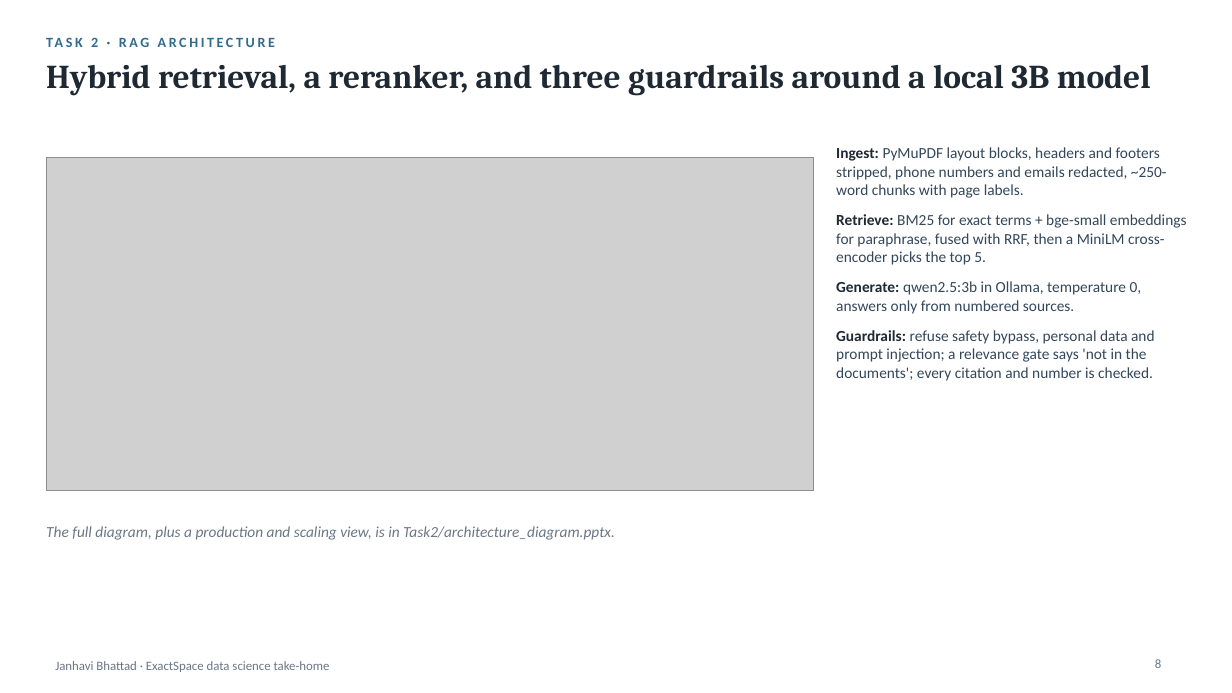
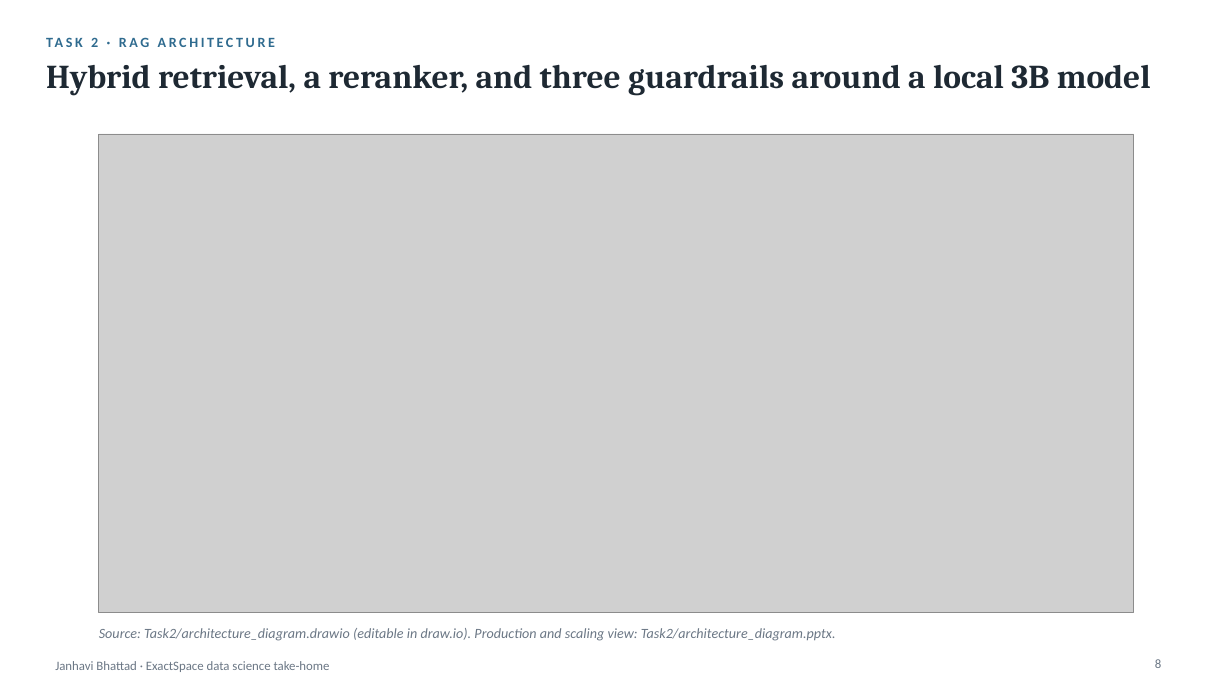
Before and after one commit to Janhwhy/exactspace-assignment, a slide deck: slide 8 of Final_Presentation.pptx. Drawn at 1232x693 pixels with LibreOffice and Linux fonts; fonts in the diff are those of the drawing; grey boxes stand for pictures. Boxes give left, top, right and bottom in pixels: in the first picture for what was removed or moved away, otherwise in the second. Text is boxed around its words. In the diff, an @@ line names an element or a change of style, - is before the commit and + after.

```diff
--- a/Final_Presentation.pptx
+++ b/Final_Presentation.pptx
@@ picture: place and size @@
-picture at box(46, 157, 813, 491)
+picture at box(99, 134, 1134, 613)
@@ text removed at box(836, 147, 1187, 381) @@
-Ingest: PyMuPDF layout blocks, headers and footers stripped, phone numbers and emails redacted, ~250-word chunks with page labels.
-Retrieve: BM25 for exact terms + bge-small embeddings for paraphrase, fused with RRF, then a MiniLM cross-encoder picks the top 5.
-Generate: qwen2.5:3b in Ollama, temperature 0, answers only from numbered sources.
-Guardrails: refuse safety bypass, personal data and prompt injection; a relevance gate says 'not in the documents'; every citation and number is checked.
@@ text at box(99, 628, 836, 641): text changed; size 12 to 11 pt @@
-The full diagram, plus a production and scaling view, is in Task2/architecture_diagram.pptx.
+Source: Task2/architecture_diagram.drawio (editable in draw.io). Production and scaling view: Task2/architecture_diagram.pptx.
```
Also in this commit, not shown: 3 other files.
